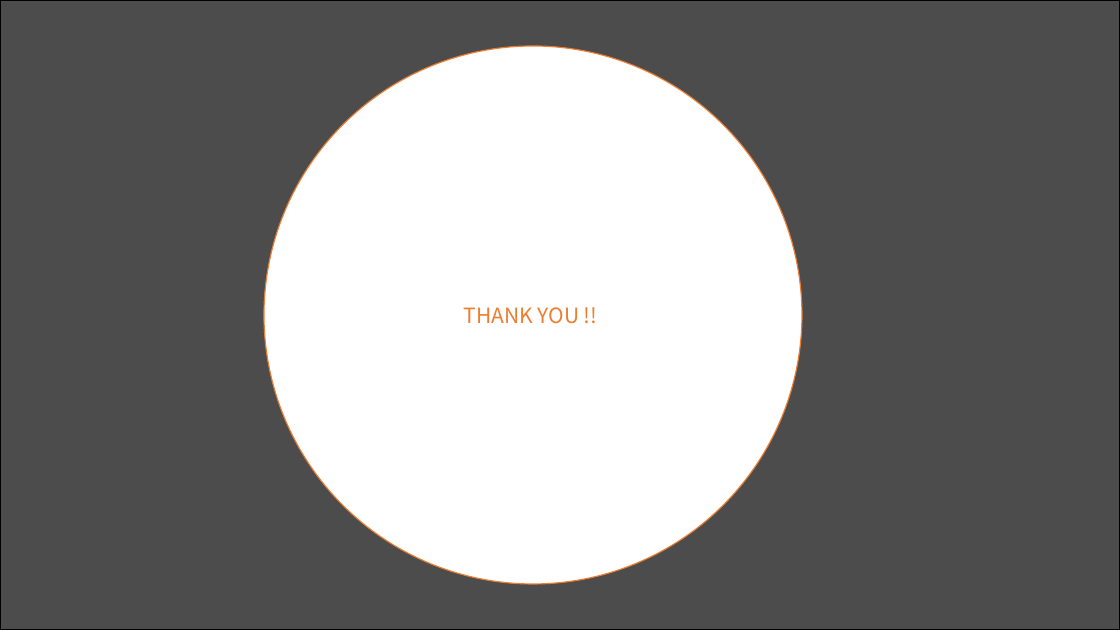
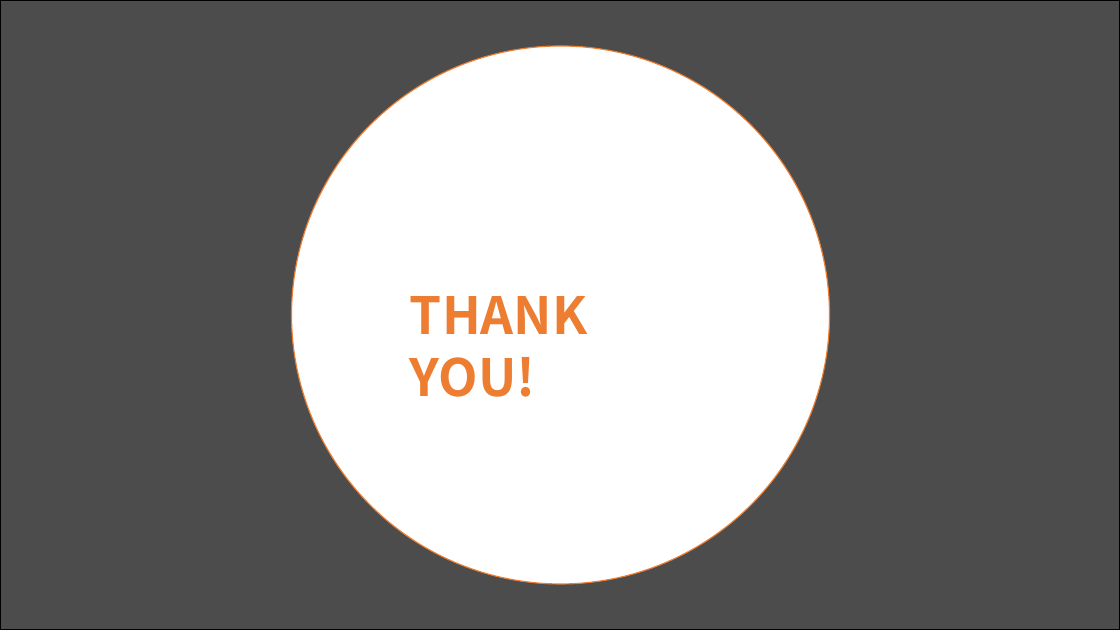
Before and after one commit to hbseo/desktop_calculator, a slide deck: slide 14 of simpsons.pptx. Drawn at 1120x630 pixels with LibreOffice and Linux fonts; fonts in the diff are those of the drawing. Boxes give left, top, right and bottom in pixels: in the first picture for what was removed or moved away, otherwise in the second. Text is boxed around its words. In the diff, an @@ line names an element or a change of style, - is before the commit and + after.

```diff
--- a/simpsons.pptx
+++ b/simpsons.pptx
@@ ellipse: place and size @@
-ellipse at bbox=[264, 46, 802, 584]
+ellipse at bbox=[292, 46, 829, 584]
@@ text added at bbox=[410, 296, 587, 397], 44 pt, text #ED7D31, bold @@
+THANK YOU!
@@ text in ellipse at bbox=[464, 307, 580, 324]: text removed @@
-THANK YOU !!
```
Also in this commit, not shown: 11 other slides changed.
